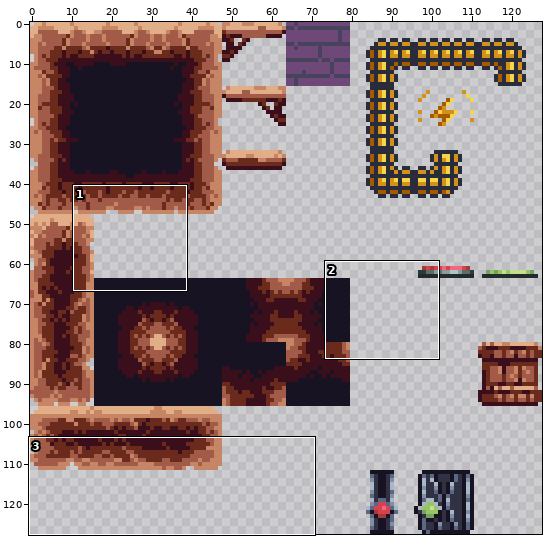
File history of a sprite sheet, sprites/tile_16x16.png. The first picture is a wide view before the edit; the outline marks the close-up.
Close-up. Before:
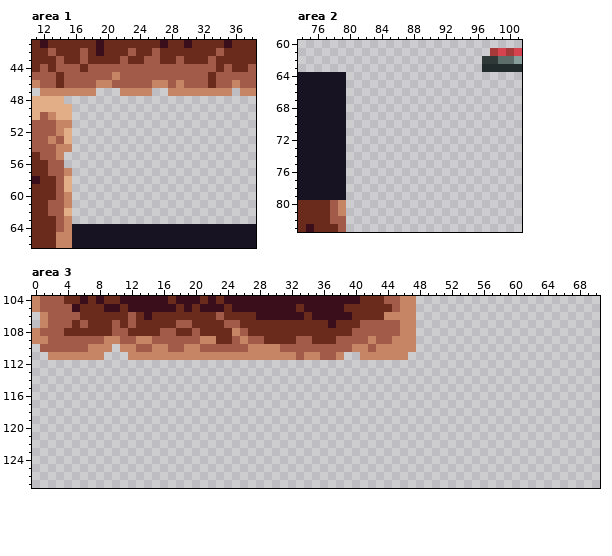
The file is 128x128 pixels. Shown: area 1: x 11..38, y 41..66; area 2: x 74..101, y 60..83; area 3: x 0..70, y 104..127.
Once edited:
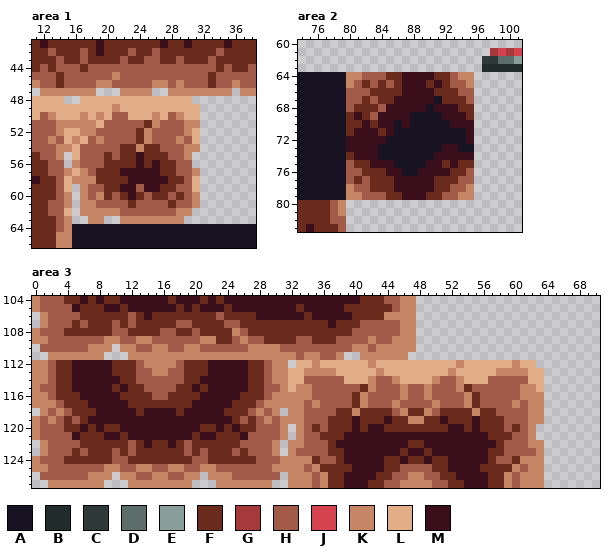
Palette (. is transparent): A #171322  B #232c2d  C #2e3938  D #5c6d6a  E #879e9a  F #6a2a1c  G #a63939  H #a15b48  J #d5444e  K #c68666  L #e2ae87  M #3a0e1a
The author wrote: fighting with tiles (part 1)
What changed:
--- area 1
@@ x 11..38 @@
 47 .KKKKKKK...KKKK..KKKKKKKK.KK
-48 LLLL........................
-49 LLLLL.......................
-50 LHKLL.......................
-51 HHHKK.......................
-52 HHHKL.......................
-53 HHKHL.......................
-54 HHHKK.......................
-55 FHHK........................
-56 FFHH........................
-57 FFHHK.......................
-58 MFFHL.......................
-59 FFFHL.......................
-60 FFFHK.......................
-61 FFHHK.......................
-62 FFHHL.......................
-63 FFFHK.......................
+48 LLLL..LLLLLLLLLLLLLL........
+49 LLLLLLLLLLKLLLLLLLLLL.......
+50 LHKLLLKLKLHHLLLKLHKLL.......
+51 HHHKKKKKLHHHHHFKHHHKK.......
+52 HHHKLLKKHHHHHFKHHHHKL.......
+53 HHKHLKLHKHHHHFKHHHKHL.......
+54 HHHKKLHHHHHFFKFFHHHKK.......
+55 FHHK.LHHHFHFFMFFFHHK........
+56 FFHH.KHHHFFFFMFMFFHH........
+57 FFHHKLKHFFFMMMMMFFHHK.......
+58 MFFHLKKKFFFFMMMMMFFHL.......
+59 FFFHL.KHHFFMMHMMFFHHL.......
+60 FFFHK.KHKFHFMFHFFHFHK.......
+61 FFHHK.KKHHHHFHHHHFHHK.......
+62 FFHHL.KKKKKHHHHHHHKK........
+63 FFFHK..KK..KKKKKKKK.........
 64 FFFHKAAAAAAAAAAAAAAAAAAAAAAA
--- area 2
@@ x 74..101 @@
 63 .......................BBBBB
-64 AAAAAA......................
-65 AAAAAA......................
-66 AAAAAA......................
-67 AAAAAA......................
-68 AAAAAA......................
-69 AAAAAA......................
-70 AAAAAA......................
-71 AAAAAA......................
-72 AAAAAA......................
-73 AAAAAA......................
-74 AAAAAA......................
-75 AAAAAA......................
-76 AAAAAA......................
-77 AAAAAA......................
-78 AAAAAA......................
-79 AAAAAA......................
+64 AAAAAAKKHHHFFMMMMFFHKK......
+65 AAAAAAKHFHFHFMMMFMFHHK......
+66 AAAAAAHHHFFFFMMMMFFFHH......
+67 AAAAAAHHFHFFMMMMMAFFFH......
+68 AAAAAAHFFFHMMMMMAMMMFF......
+69 AAAAAAFMFHMMMMAAAAMMMF......
+70 AAAAAAFFMFMMAMAAAAAMMM......
+71 AAAAAAFMMMFMAAAAAAAAAM......
+72 AAAAAAMMMMMAAAAAAAAAAM......
+73 AAAAAAMMMMAAAAAAAAMMAA......
+74 AAAAAAFMMMAAAAAAAMMMMM......
+75 AAAAAAHFFMMMAAAAMMFMFF......
+76 AAAAAAHHFFFMMAAMMMMFFH......
+77 AAAAAAHFHFFFMMMMMFFFHH......
+78 AAAAAAKHHFFFMMMMMFFHHK......
+79 AAAAAAKKHHHFFMMMFFHHKK......
 80 FFFFHK......................
--- area 3
@@ x 0..70 @@
 111 ..KKKKKKK...KKKKKKKKKKKKKKKKKKKKKHKKHHK..KKKKKK........................
-112 .......................................................................
-113 .......................................................................
-114 .......................................................................
-115 .......................................................................
-116 .......................................................................
-117 .......................................................................
-118 .......................................................................
-119 .......................................................................
-120 .......................................................................
-121 .......................................................................
-122 .......................................................................
-123 .......................................................................
-124 .......................................................................
-125 .......................................................................
-126 .......................................................................
-127 .......................................................................
+112 KKHFFMMMMMFFFHKKKKHFFFMMMMMFFHKK.LLKLLLLLLKLLLLLLLLLLKLLLLLLKLL........
+113 KKHFFMMMMMFFFHHKKHHFFFMMMMMFFHKKLLKKKKLLLLLKLLLLLLLLKLLLLLKKKKLL.......
+114 KKHFFMMMMMMFFHHHHHHFFMMMMMMFFHKKLLHHHHHLLLKHHKLLLLKHHKLLLHHHHHLL.......
+115 KHHFFMMMMMFMFFHHHHFFMFMMMMMFFHHKLKKHHHHHHFKHHHKHHKHHHKFHHHHHHKKL.......
+116 KKHFFFMMMMMFFFFHHFFFFMMMMMFFFHKKKKKHHHHHFKHHHHKHHKHHHHKFHHHHHKKK.......
+117 KKKHFFFMMMMMFFFFFFFFMMMMMFFFHKKKKKHKHHHHFKHHHKHHHHKHHHKFHHHHKHKK.......
+118 .KHKHFFFMMMMMFMMMMFMMMMMFFFHKHK.KKHHHHFFKFFFFHKFFKHFFFFKFFHHHHKK.......
+119 KHKHFHFMMMMMMMMMMMMMMMMMMFHFHKHKKKHHHFFFMFFFMFFKKFFMFFFMFFFHHHKK.......
+120 KHHHFFMFMFFMMMMMMMMMMFFMFMFFHHHK.KHFHFFFMFMMFFFFFFFFMMFMFFFHFHK........
+121 KHHHHMFFFMMFMMMMMMMMFMMFFFMHHHHK.KHHFFFMMMMMMMMMMMMMMMMMMFFFHHK........
+122 .KHHHHFFFFFFHFMFFMFHFFFFFFHHHHK.KKHHHFMMMMMMMMMFFMMMMMMMMMFHHHKK.......
+123 .KHHHFHFFFHFHFFFFFFHFHFFFHFHHHK.KHHHHFFMMMMMMMFMMFMMMMMMMFFHHHHK.......
+124 KHHHFFFFFFHHFFFFFFFFHHFFFFFFHHHKKKKFHHFMMMMMFFMFFMFFMMMMMFHHFKKK.......
+125 KKHHHHHHHKKHHKKHHKKHHKKHHHHHHHKKKKHKFFFFMMMMFFHHHHFFMMMMFFFFKHKK.......
+126 .HHHHHHKKK.KKHHKKHHKK.KKKHHHHHH.KKKHKFFMMMMFFHHKKHHFFMMMMFFKHKKK.......
+127 ..KKKKKKK...KKKKKKKK...KKKKKKK..KKKHKFFMMMFFHHKKKKHHFFMMMFFKHKKK.......
Boxes around the changes in both close-ups, in picture pixels (x1, y1, x2, y2):
added: (72, 96, 200, 224)
added: (346, 72, 474, 200)
added: (32, 360, 544, 488)
